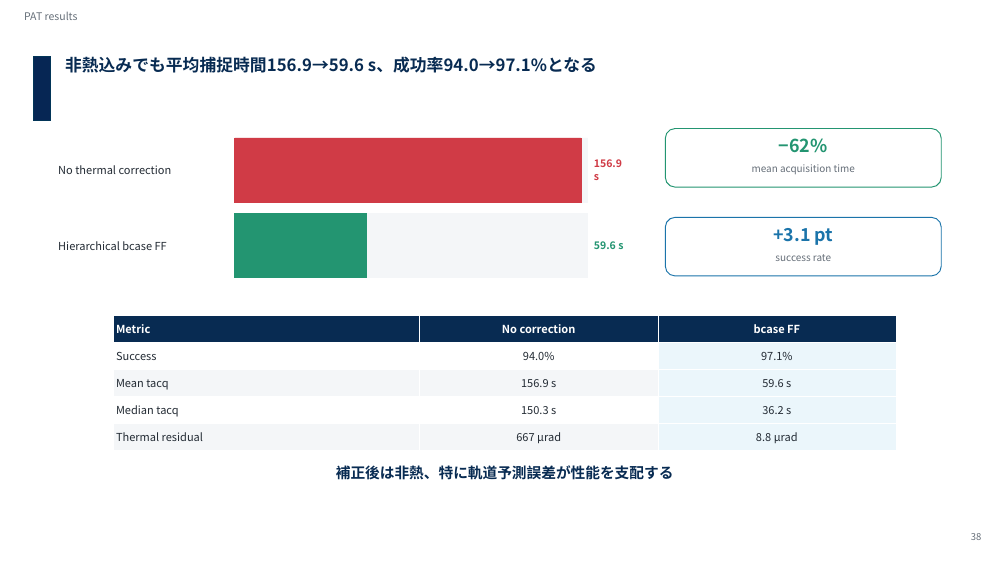
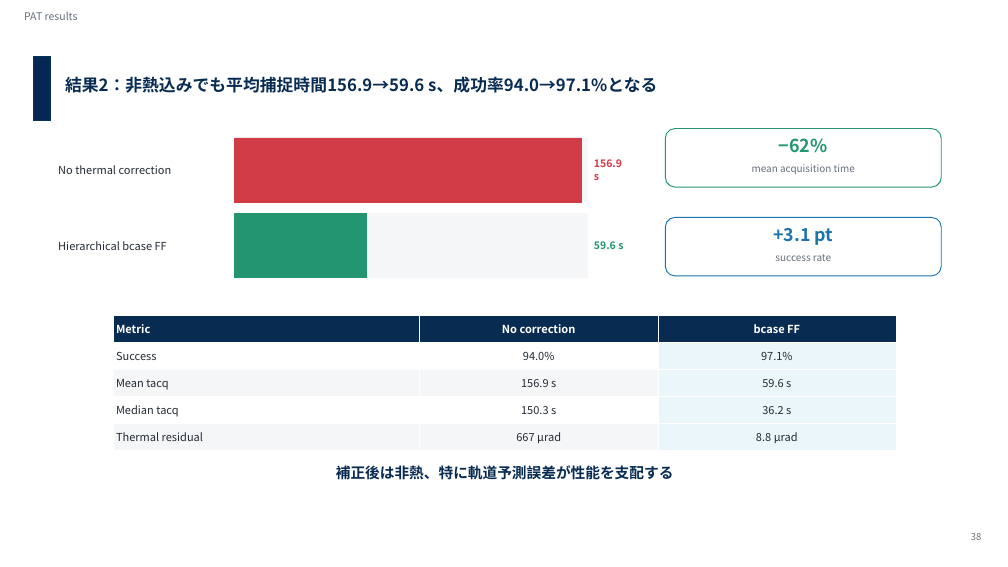
Before and after one commit to Hideki-1029/thermal-deformation-optcomm, a slide deck: slide 36 of papers/seminar/20260721_optcommrg_takamoto_v3_issl.pptx. Drawn at 1008x567 pixels with LibreOffice and Linux fonts; fonts in the diff are those of the drawing; background and template pictures are left out. Boxes give left, top, right and bottom in pixels: in the first picture for what was removed or moved away, otherwise in the second. Text is boxed around its words. In the diff, an @@ line names an element or a change of style, - is before the commit and + after.

```diff
--- a/papers/seminar/20260721_optcommrg_takamoto_v3_issl.pptx
+++ b/papers/seminar/20260721_optcommrg_takamoto_v3_issl.pptx
@@ text at box(65, 76, 657, 93): text changed @@
-非熱込みでも平均捕捉時間156.9→59.6 s、成功率94.0→97.1%となる
+結果2：非熱込みでも平均捕捉時間156.9→59.6 s、成功率94.0→97.1%となる
```
Also in this commit, not shown: 17 other slides changed, 3 slides added, 2 slides removed.
